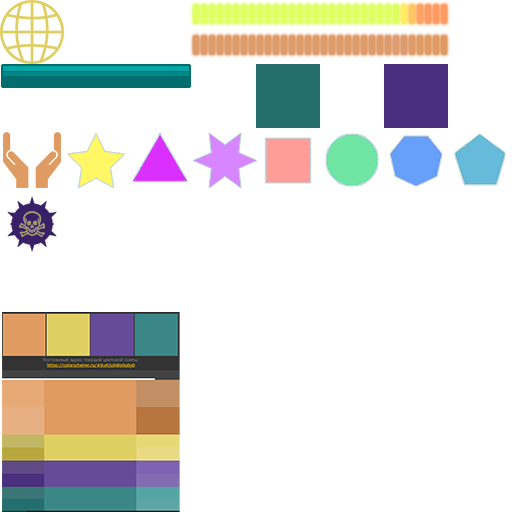
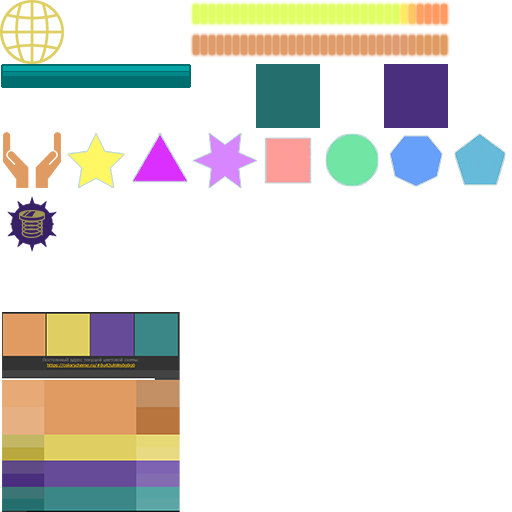
Revision of a layered (512, 512) image; what changed, layer by layer:
added layer "Пружина" in group "Техобъекты" over [19, 210, 45, 238]
hid "Череп" over [19, 211, 45, 237]
